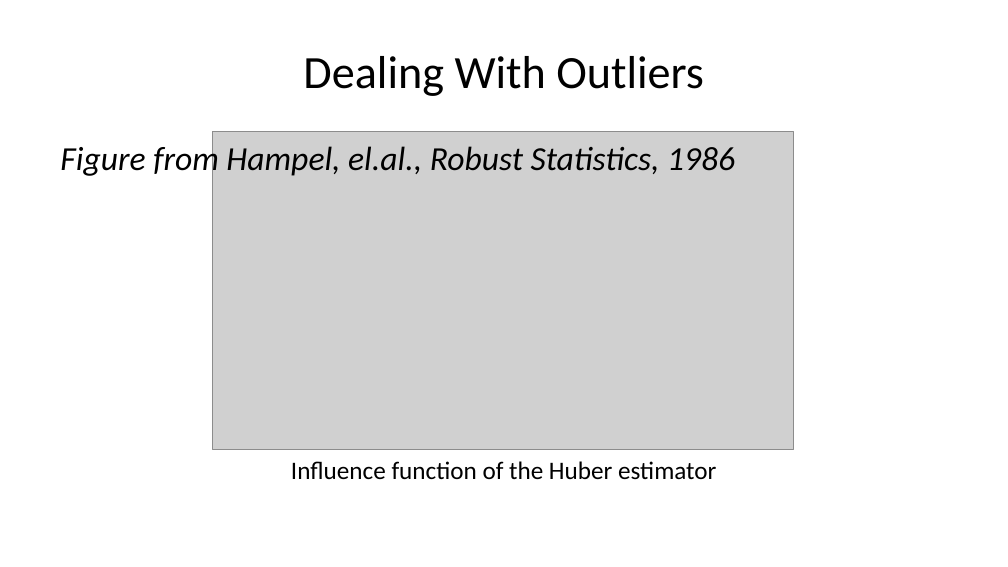
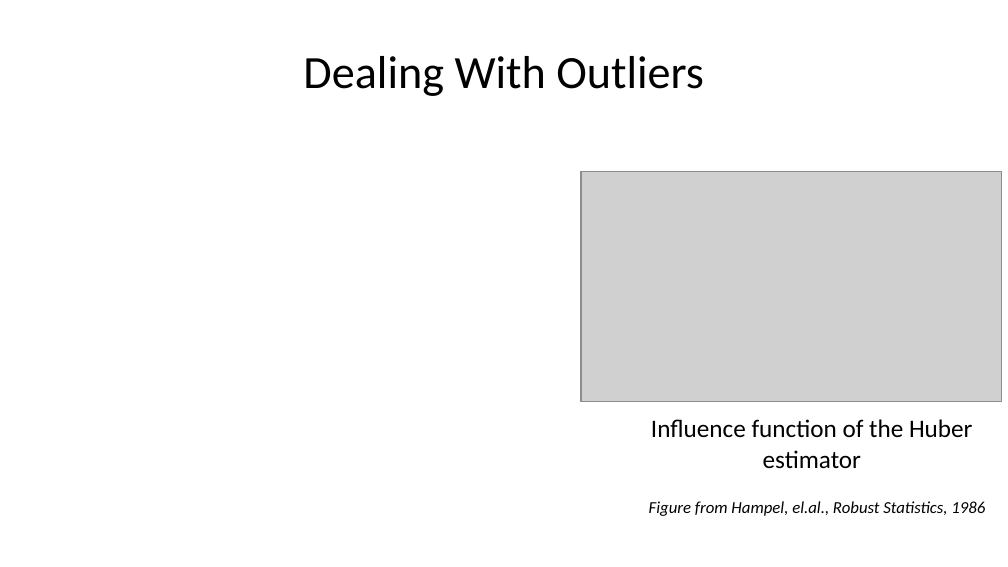
Before and after one commit to StephenElston/CSCI-E-83, a slide deck: slide 36 of LectureSlides/10b_ModelsFor OutliersAndOverdispersion.pptx (slide 35 before the commit). Drawn at 1008x567 pixels with LibreOffice and Linux fonts; fonts in the diff are those of the drawing; grey boxes stand for pictures. Boxes give left, top, right and bottom in pixels: in the first picture for what was removed or moved away, otherwise in the second. Text is boxed around its words. In the diff, an @@ line names an element or a change of style, - is before the commit and + after.

```diff
--- a/LectureSlides/10b_ModelsFor OutliersAndOverdispersion.pptx
+++ b/LectureSlides/10b_ModelsFor OutliersAndOverdispersion.pptx
@@ picture: place and size @@
-picture at <box>213,132,793,450</box>
+picture at <box>581,171,1001,401</box>
@@ text "Influence function of the Huber ..." rewrapped from <box>291,461,716,480</box> to <box>651,419,972,469</box> @@
@@ text "Figure from Hampel, el.al., Robust ...": place and size @@
-text "Figure from Hampel, el.al., Robust ..." at <box>60,143,735,179</box>
+text "Figure from Hampel, el.al., Robust ..." at <box>649,501,985,516</box>
@@ text "Figure from Hampel, el.al., Robust ..." at <box>649,501,985,516</box>: size 24 to 12 pt; less space between paragraphs @@
```
Also in this commit, not shown: 7 other slides changed, 2 slides added, 1 slide removed, 1 other file.
